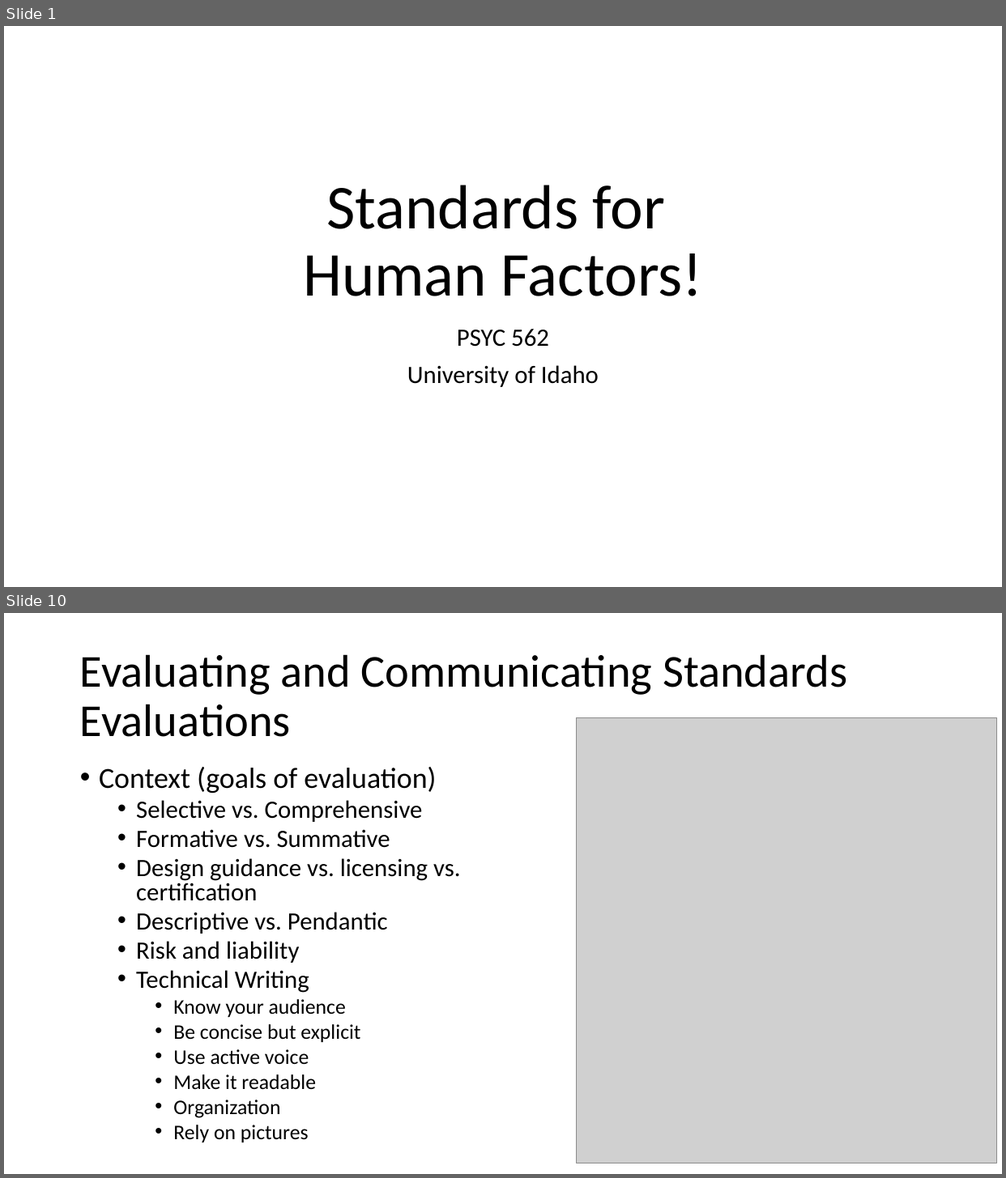
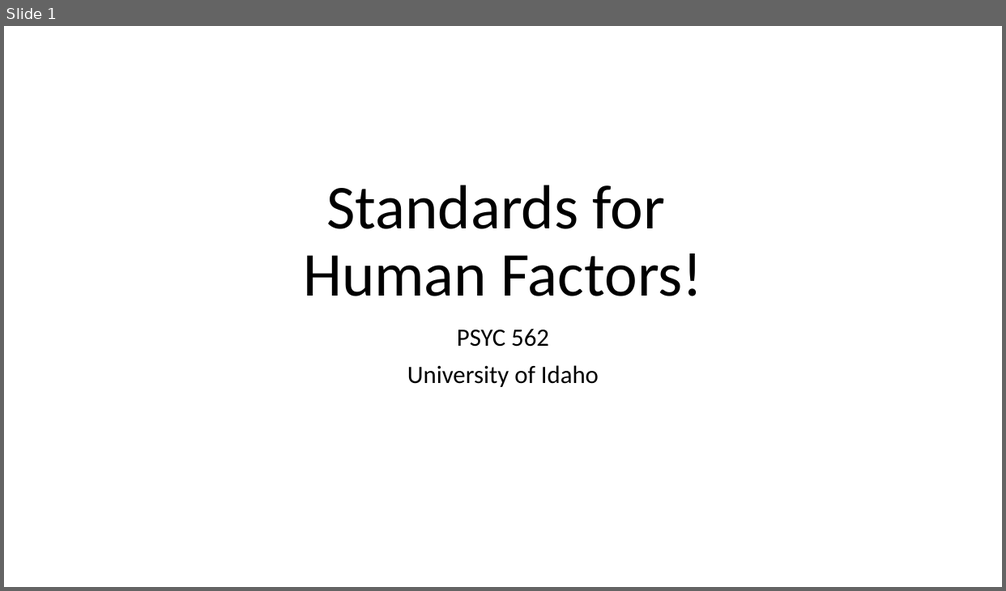
Before and after one commit to rogerlew/advanced-human-factors, a slide deck: readings/standards/Human Factors Standards.pptx. Shown one above the other, each under a label of ours: slides 1 and 10 before the commit, slide 1 after it; the slides between them are not shown. The pictures are 1006x1178 and 1006x591 pixels, drawn with LibreOffice and Linux fonts; fonts in the diff are those of the drawing; grey boxes stand for pictures. Boxes give left, top, right and bottom in pixels: in the first picture for what was removed or moved away, otherwise in the second. Text is boxed around its words. In the diff, an @@ line names an element or a change of style, - is before the commit and + after.

```diff
--- a/readings/standards/Human Factors Standards.pptx
+++ b/readings/standards/Human Factors Standards.pptx
@@ slide 10 removed at (4,613,1002,1174), background #FFFFFF @@
@@ title removed at (80,654,847,737) @@
-Evaluating and Communicating Standards Evaluations
@@ picture removed at (577,717,997,1163) @@
@@ text removed at (99,767,461,1143) @@
-• Context (goals of evaluation)
-  • Selective vs. Comprehensive
-  • Formative vs. Summative
-  • Design guidance vs. licensing vs. certification
-  • Descriptive vs. Pendantic
-  • Risk and liability
-  • Technical Writing
-    • Know your audience
-    • Be concise but explicit
-    • Use active voice
-    • Make it readable
-    • Organization
-    • Rely on pictures
```
Also in this commit, not shown: 2 slides changed, 4 slides added, 6 other slides removed.
